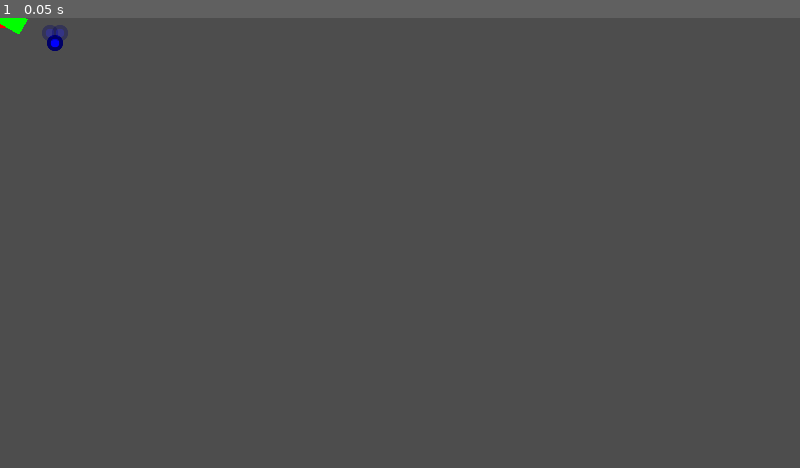
Above: before the commit, frame 1.
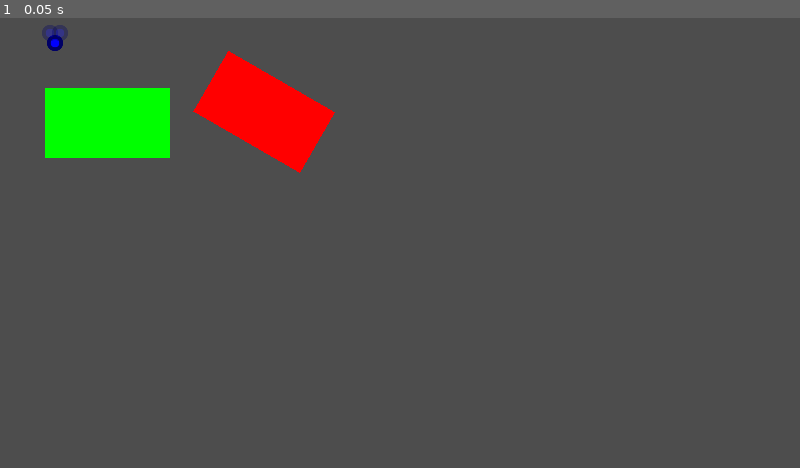
Above: after the commit, the same moment.

Repository: JustVictorGD/TWHG-Remake-Template
Game: Godot game, scene res://game/scenes/collision_testing.tscn
Same seed, same stepped clock (60 frames per second), same inputs: the game is played once before the commit and once after it. This scene is started directly instead of the project's main scene.
Inputs:
- Up to frame 1 (0.05 s): no input

The runs differ from the first frame. In frame 1, 4.9% of the frame differs, in the area x 0-42%, y 0-35%.

Commit message:
Separating Axis Theorem done?

Diff:
--- a/core/autoloads/collider.gd
+++ b/core/autoloads/collider.gd
@@ -17,10 +17,6 @@
 var next_checkpoint_id: int = -1
 var next_coin_id: int = -1
 var next_key_id: int = -1
-
-
-func foo(vec2i: Vector2i) -> void:
-	print(vec2i)
 
 
 # These functions return a unique ID for the given object type,
--- a/core/scripts/object_scripts/enemy.gd
+++ b/core/scripts/object_scripts/enemy.gd
@@ -4,7 +4,7 @@
 
 var radius: float = 7
 var id: int
-@onready var original_opacity = modulate.a
+@onready var original_opacity: float = modulate.a
 
 func _ready() -> void:
 	GameLoop.movement_update.connect(movement_update)
--- a/core/scripts/ref_counted_classes/rectangle_collider.gd
+++ b/core/scripts/ref_counted_classes/rectangle_collider.gd
@@ -31,6 +31,7 @@
 
 			return relative_point.distance_squared_to(nearest_point) < shape.radius ** 2
 
+
 		if shape is PointCollider:
 			var relative_point: Vector2 = shape.position - position
 			relative_point -= pivot_offset
@@ -42,18 +43,13 @@
 
 			return relative_point > Vector2.ZERO and relative_point < size
 
-		# GOD NO
+
 		if shape is RectangleCollider:
-			# No rotation
 			if is_zero_approx(rotation) and is_zero_approx(shape.rotation):
 				return Rect2(position, size).intersects(Rect2(shape.position, shape.size))
 
-			# ELSE.....
 			else:
-				var own_vertices: PackedVector2Array = get_vertices(Rect2(position, size), rotation, pivot_offset)
-				var other_vertices: PackedVector2Array = get_vertices(Rect2(shape.position, shape.size), shape.rotation, shape.pivot_offset)
-
-				are_rectangles_colliding(own_vertices, other_vertices)
+				return are_rectangles_colliding(self, shape)
 
 	return false
 
@@ -62,7 +58,9 @@
 
 
 # Separating Axis Theorem here we go.
-func are_rectangles_colliding(rect_1_vertices: Array, rect_2_vertices: Array) -> bool:
+func are_rectangles_colliding(rect_1: RectangleCollider, rect_2: RectangleCollider) -> bool:
+	var rect_1_vertices: PackedVector2Array = get_vertices(rect_1)
+	var rect_2_vertices: PackedVector2Array = get_vertices(rect_2)
 	var axes: PackedVector2Array = get_separating_axes(rect_1_vertices, rect_2_vertices)
 
 	for axis: Vector2 in axes:
@@ -74,10 +72,16 @@
 
 	return true
 
+
+
 func overlap(range_1: Vector2, range_2: Vector2) -> bool:
 	return not (range_1.y < range_2.x or range_2.y < range_1.x)
 
-func get_vertices(rect: Rect2, rotation: float, pivot_offset: Vector2) -> PackedVector2Array:
+
+
+func get_vertices(shape: RectangleCollider) -> PackedVector2Array:
+	var rect: Rect2 = Rect2(shape.position, shape.size)
+
 	var vertices: PackedVector2Array = [
 		Vector2(0, 0),
 		Vector2(rect.size.x, 0),
@@ -86,12 +90,14 @@
 	]
 
 	for i: int in range(vertices.size()):
-		vertices[i] -= pivot_offset
-		vertices[i] = vertices[i].rotated(rotation)
-		vertices[i] += pivot_offset
+		vertices[i] -= shape.pivot_offset
+		vertices[i] = vertices[i].rotated(shape.rotation)
+		vertices[i] += shape.pivot_offset
 		vertices[i] += rect.position
 
 	return vertices
+
+
 
 func get_separating_axes(rect_1_vertices: PackedVector2Array, rect_2_vertices: PackedVector2Array) -> PackedVector2Array:
 	var rectangles: Array[Array] = [rect_1_vertices, rect_2_vertices]
@@ -104,6 +110,8 @@
 			axes.append(normal.normalized())
 
 	return axes
+
+
 
 func project_rectangle(vertices: PackedVector2Array, axis: Vector2) -> Vector2:
 	var min_proj: float = INF
--- a/game/areas/level 1/1-b2.tscn
+++ b/game/areas/level 1/1-b2.tscn
@@ -876,6 +876,7 @@
 offset_right = 1152.0
 offset_bottom = 576.0
 key_id = 2
+open_method = 1.0
 
 [node name="KeyDoor2" parent="Doors/KeyDoors" instance=ExtResource("10_x5t53")]
 offset_left = 720.0
@@ -883,7 +884,7 @@
 offset_right = 816.0
 offset_bottom = 288.0
 key_id = 1
-open_method = 4
+open_method = 1.0
 
 [node name="KeyDoor3" parent="Doors/KeyDoors" instance=ExtResource("10_x5t53")]
 z_index = 6
@@ -892,7 +893,7 @@
 offset_right = 816.0
 offset_bottom = 768.0
 key_id = 0
-open_method = 4
+open_method = 1.0
 custom_method = Rect2(0.5, -0.5, 0, 2)
 open_time = 1200
 fade = true
@@ -904,7 +905,7 @@
 offset_top = 240.0
 offset_right = 1368.0
 offset_bottom = 336.0
-open_method = 1
+open_method = 1.0
 
 [node name="GoldDoor2" parent="Doors/GoldDoors" instance=ExtResource("12_1mhss")]
 offset_left = 672.0
@@ -912,7 +913,7 @@
 offset_right = 768.0
 offset_bottom = 864.0
 money_requirement = 1
-open_method = 4
+open_method = 1.0
 custom_method = Rect2(0, 0, 0, 0)
 
 [node name="GoldDoor3" parent="Doors/GoldDoors" instance=ExtResource("12_1mhss")]
@@ -921,7 +922,7 @@
 offset_right = 864.0
 offset_bottom = 864.0
 money_requirement = 1
-open_method = 4
+open_method = 1.0
 custom_method = Rect2(1, 0, 0, 0)
 
 [node name="GoldDoor4" parent="Doors/GoldDoors" instance=ExtResource("12_1mhss")]
@@ -930,7 +931,7 @@
 offset_right = 768.0
 offset_bottom = 960.0
 money_requirement = 1
-open_method = 4
+open_method = 1.0
 custom_method = Rect2(0, 1, 0, 0)
 
 [node name="GoldDoor5" parent="Doors/GoldDoors" instance=ExtResource("12_1mhss")]
@@ -939,7 +940,7 @@
 offset_right = 864.0
 offset_bottom = 960.0
 money_requirement = 1
-open_method = 4
+open_method = 1.0
 custom_method = Rect2(1, 1, 0, 0)
 
 [node name="TileMap" parent="." instance=ExtResource("7_mg4fx")]
--- a/game/scenes/collision_testing.tscn
+++ b/game/scenes/collision_testing.tscn
@@ -18,19 +18,16 @@
 position = Vector2(96, 24)
 
 [node name="ColorRect" type="ColorRect" parent="."]
-offset_left = -40.0
-offset_top = -16.0
-offset_right = 24.0
-offset_bottom = 16.0
-rotation = 3.14159
-pivot_offset = Vector2(32, 16)
+offset_left = 480.0
+offset_top = 248.0
+offset_right = 677.0
+offset_bottom = 360.0
+rotation = -2.61799
 color = Color(1, 0, 0, 1)
 
 [node name="ColorRect2" type="ColorRect" parent="."]
-offset_left = -24.0
-offset_top = -16.0
-offset_right = 41.0
-offset_bottom = 12.0
-rotation = 0.523598
-pivot_offset = Vector2(32, 16)
+offset_left = 72.0
+offset_top = 112.0
+offset_right = 272.0
+offset_bottom = 224.0
 color = Color(0, 1, 0, 1)
